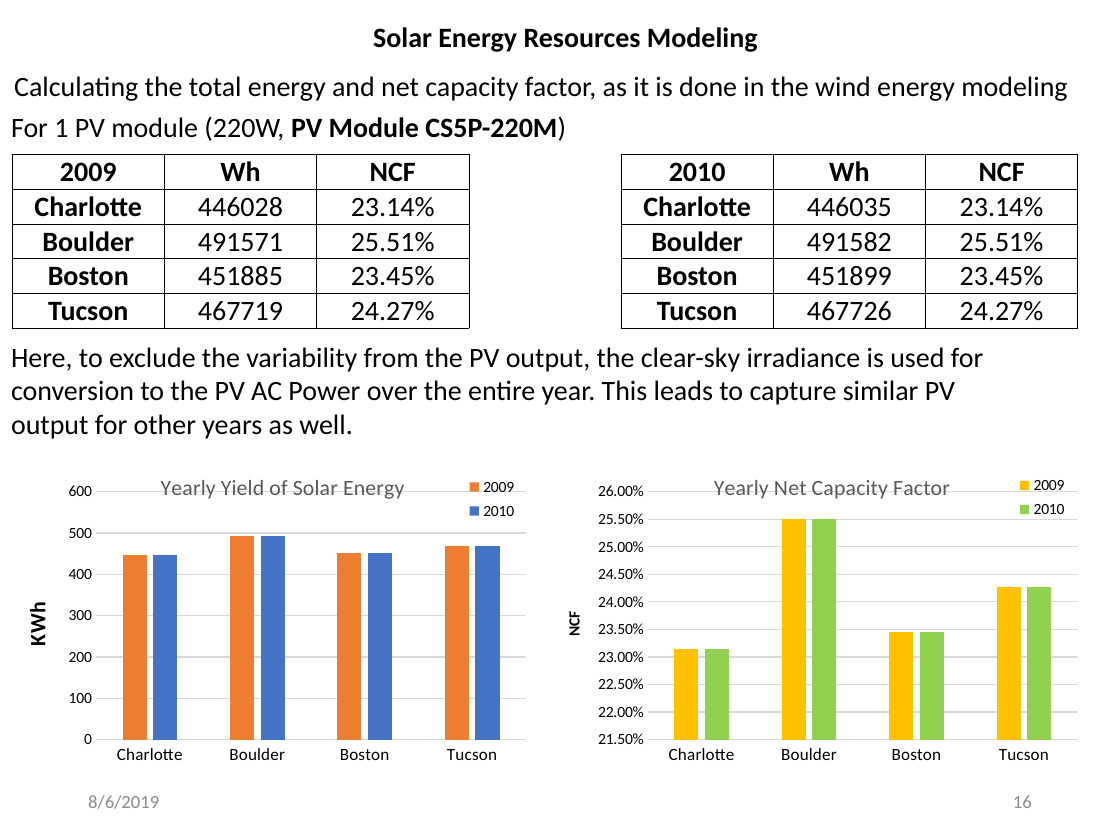
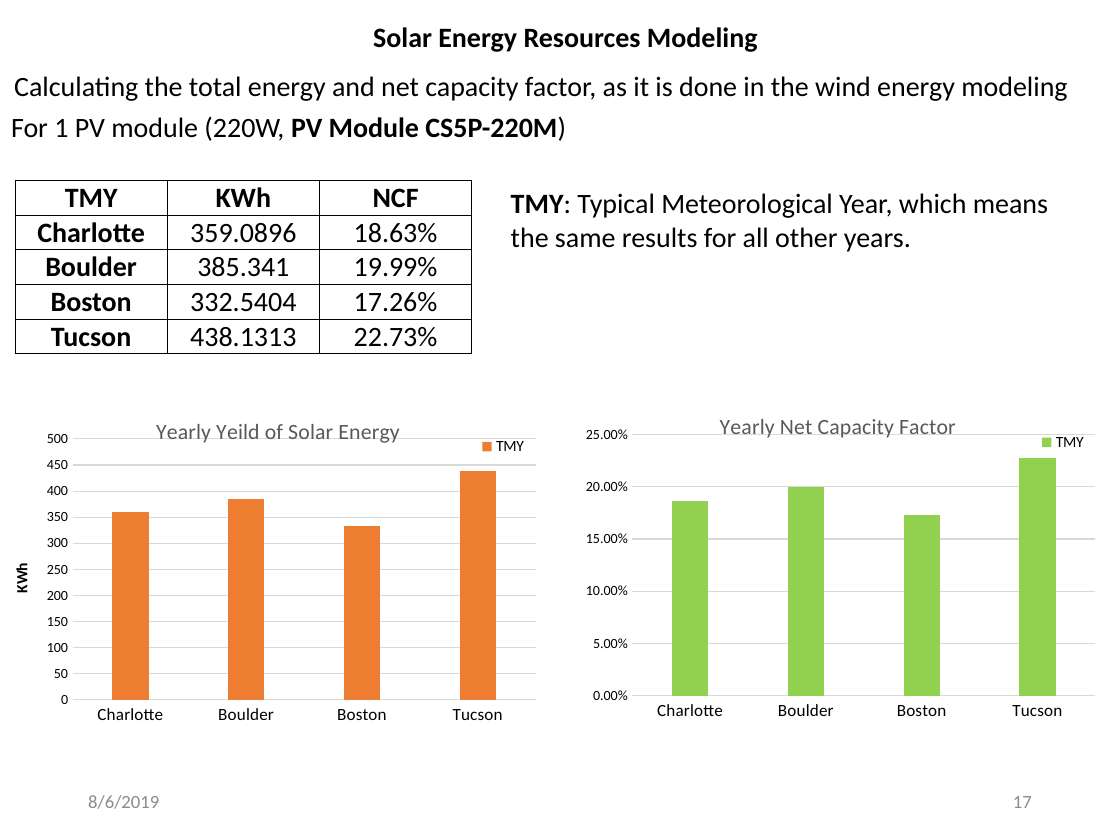
Before and after one commit to MohamedAbuella/Ascend-Analyticis-docs, a slide deck: slide 17 of wind_solar_time_series_analysis/Wind_Solar_Energy_Modeling_Analysis.pptx (slide 16 before the commit). Drawn at 1120x840 pixels with LibreOffice and Linux fonts; fonts in the diff are those of the drawing. Boxes give left, top, right and bottom in pixels: in the first picture for what was removed or moved away, otherwise in the second. Text is boxed around its words. In the diff, an @@ line names an element or a change of style, - is before the commit and + after.

```diff
--- a/wind_solar_time_series_analysis/Wind_Solar_Energy_Modeling_Analysis.pptx
+++ b/wind_solar_time_series_analysis/Wind_Solar_Energy_Modeling_Analysis.pptx
@@ table at [15, 180, 472, 351] @@
-column 1: 2009 | Charlotte | Boulder | Boston | Tucson
-column 2: Wh | 446028 | 491571 | 451885 | 467719
-column 3: NCF | 23.14% | 25.51% | 23.45% | 24.27%
-column 4:  |  |  |  | 
-column 5: 2010 | Charlotte | Boulder | Boston | Tucson
-column 6: Wh | 446035 | 491582 | 451899 | 467726
-column 7: NCF | 23.14% | 25.51% | 23.45% | 24.27%
+column 1: TMY | Charlotte | Boulder | Boston | Tucson
+column 2: KWh | 359.0896 | 385.341 | 332.5404 | 438.1313
+column 3: NCF | 18.63% | 19.99% | 17.26% | 22.73%
@@ table: place and size @@
-table at [12, 155, 1079, 325]
+table at [15, 180, 472, 351]
@@ text added at [511, 193, 1048, 252], 18 pt, text #000000 @@
+TMY: Typical Meteorological Year, which means the same results for all other years.
@@ text removed at [11, 347, 983, 439] @@
-Here, to exclude the variability from the PV output, the clear-sky irradiance is used for conversion to the PV AC Power over the entire year. This leads to capture similar PV output for other years as well.
@@ column chart at [1, 400, 561, 736] @@
@@ title "Yearly Yield of Solar Energy" to "Yearly Yeild of Solar Energy " @@
-2009: 450, 490, 450, 470
+TMY: 360, 390, 330, 440
-2010: 450, 490, 450, 470
@@ legend changed @@
@@ value axis changed @@
@@ plot area changed @@
@@ column chart: place and size @@
-column chart at [9, 456, 557, 781]
+column chart at [1, 400, 561, 736]
@@ column chart at [561, 395, 1120, 731] @@
@@ title "Yearly Net Capacity Factor  " to "Yearly Net Capacity Factor " @@
-2009: 0.231, 0.255, 0.234, 0.243
+TMY: 0.186, 0.2, 0.173, 0.227
@@ colour of TMY #FFC000 to #92D050 @@
-2010: 0.231, 0.255, 0.234, 0.243
@@ value axis title "NCF " to "" @@
@@ value axis changed @@
@@ plot area changed @@
@@ column chart: place and size @@
-column chart at [561, 456, 1109, 781]
+column chart at [561, 395, 1120, 731]
@@ page number at [1013, 796, 1032, 808]: text changed @@
-16
+17
```
Also in this commit, not shown: 2 other slides changed, 1 slide added, 29 other files.
